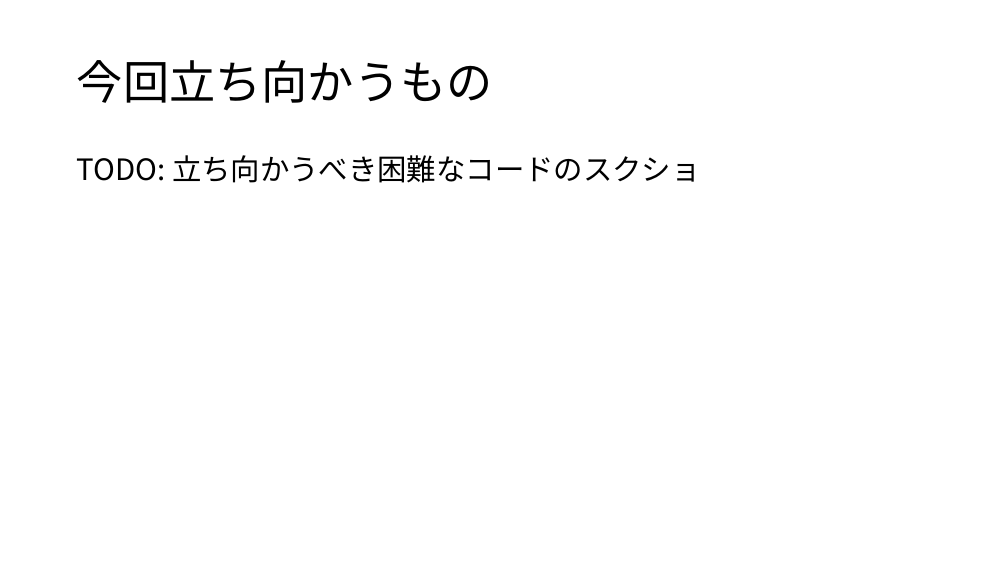
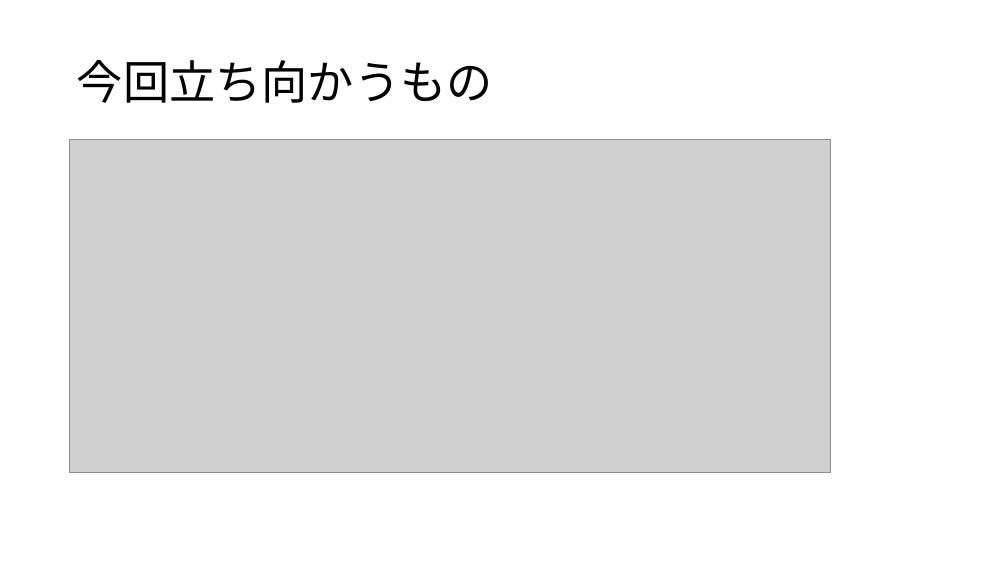
Before and after one commit to crs-kouhou/zatsu_game_engine, a slide deck: slide 2 of zatsuGE_pptx/初期化と解放.pptx. Drawn at 1008x567 pixels with LibreOffice and Linux fonts; fonts in the diff are those of the drawing; grey boxes stand for pictures. Boxes give left, top, right and bottom in pixels: in the first picture for what was removed or moved away, otherwise in the second. Text is boxed around its words. In the diff, an @@ line names an element or a change of style, - is before the commit and + after.

```diff
--- a/zatsuGE_pptx/初期化と解放.pptx
+++ b/zatsuGE_pptx/初期化と解放.pptx
@@ picture added at (x1=70, y1=140, x2=831, y2=472) @@
@@ text removed at (x1=77, y1=155, x2=700, y2=183) @@
-TODO: 立ち向かうべき困難なコードのスクショ
```
Also in this commit, not shown: 11 other slides changed, 4 slides added, 2 other files.
